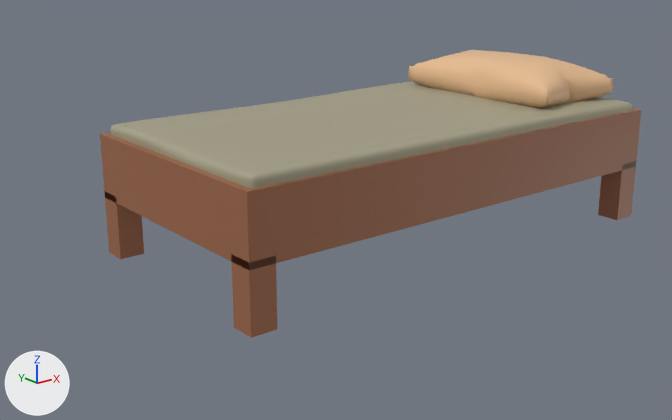
One commit to the OBJ model Models/bed.obj: the scene before it, then after it.
Camera for both pictures: a 50 mm lens placed at (-2.46, -2.74, 0.94), pointed at (-0.25, 0.02, -0.16). The axes (+X, +Y, +Z) are drawn at lower left. The lights are the same throughout. Where no turn or scale is listed for an object, it has been applied to the vertices.
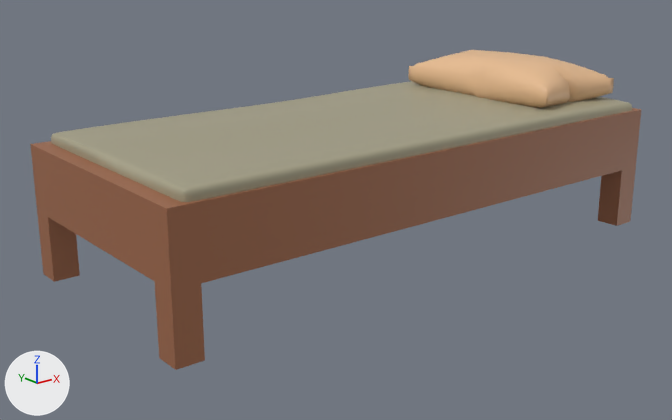
Commit message: resize bed model

Location of each change, (x1, y1, x2, y2) in pixels of the pictures (672 x 420 px; the box of a moved part takes in the faces that stretch with it):
'Cube.001', reshaped (13% wider, 14% taller)
    before: (100, 108, 641, 338)
    after: (30, 108, 641, 370)
'Cube.005', reshaped (11% wider, 13% taller)
    before: (110, 81, 632, 188)
    after: (51, 81, 632, 202)
part 1 of me_cube_001, deleted (brown)
    before: (231, 254, 277, 338)
part 2 of me_cube_001, deleted (brown)
    before: (104, 191, 144, 259)
part 3 of me_cube_001, built on
    before: (100, 132, 637, 270)
    after: (30, 141, 637, 370)
part 4 of me_cube_005, moved or reshaped
    before: (110, 107, 397, 188)
    after: (51, 107, 396, 202)

The change, as a diff of the scene's bpy script:
```diff
--- a/Models/bed.obj.py
+++ b/Models/bed.obj.py
@@ me_cube_001 @@
 # used by ob_cube_001; location = (0.0, 0.0, 0.0)
-me_cube_001.from_pydata(...)  # 48 vertices, 38 faces; spans x -1.0..1.0, y -0.5..0.5, z -0.31..0.17
+me_cube_001.from_pydata(...)  # 44 vertices, 38 faces; spans x -1.27..1.0, y -0.5..0.5, z -0.33..0.17
+# me_cube_001 part 1: the loose piece of 8 vertices spanning x -1.0..-0.9, y -0.5..-0.4, z -0.31..-0.06 is deleted
+# me_cube_001 part 2: the loose piece of 8 vertices spanning x -1.0..-0.9, y 0.4..0.5, z -0.31..-0.06 is deleted
+# me_cube_001 part 3
+# 8 vertices are removed from x -1.0..-0.93, y -0.5..0.5, z -0.08..0.17
+# 11 faces are deleted
+# 16 vertices are added at x -1.27..1.0, y -0.5..0.5, z -0.33..0.17
+# 6 new vertices lie (0.1, 0.0, 0.0) away from vertices in x -1.27, y -0.5..0.5, z -0.33..-0.08
+# 6 new vertices lie (0.0, -0.1, 0.0) away from vertices in x -1.27..1.0, y 0.5, z -0.33..-0.08
+# 8 new vertices lie (-0.1, 0.0, 0.0) away from vertices in x 1.0, y -0.5..0.5, z -0.33..-0.08
+# 35 new faces join them
 me_cube_001.materials.append(mat_material_001)
@@ me_cube_005 @@
 # used by ob_cube_005; location = (0.0, 0.0, 0.0)
-me_cube_005.from_pydata(...)  # 1538 vertices, 1536 faces; spans x -0.98..0.97, y -0.49..0.49, z 0.05..0.21
+me_cube_005.from_pydata(...)  # 1538 vertices, 1536 faces; spans x -1.21..0.97, y -0.49..0.49, z 0.05..0.21
+# me_cube_005 part 4: 542 vertices moved from x -0.98..-0.58, y -0.49..0.49, z 0.05..0.21 to x -1.21..-0.59, y -0.49..0.49, z 0.05..0.21; 50 vertices removed from x -0.97..-0.76, y -0.49..0.49, z 0.05..0.14; 50 vertices added at x -1.21..-0.78, y -0.49..0.49, z 0.05..0.14
 me_cube_005.materials.append(mat_material_002)
```
